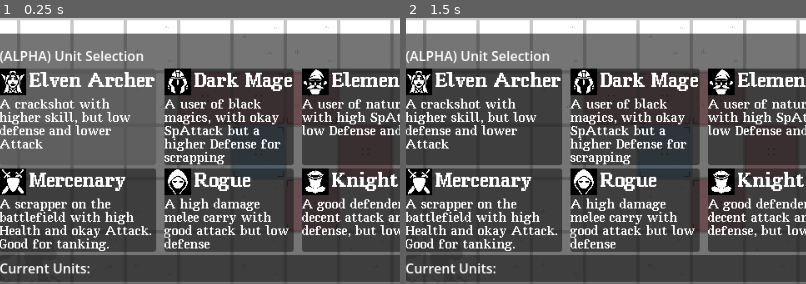
Above: before the commit, frames 1-2 (left to right).
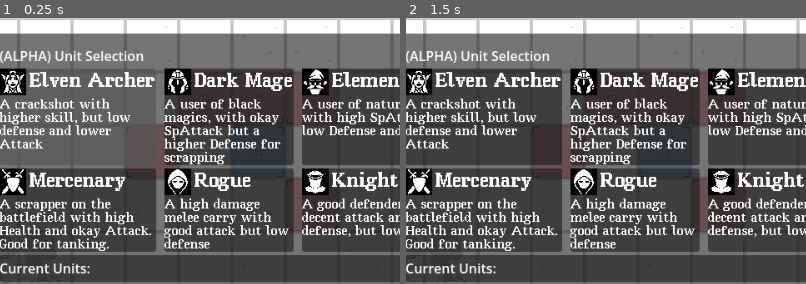
Above: after the commit, the same moments.

Repository: AWoodward96/RiseAgain
Game: Godot game, scene res://RESOURCES/Maps/dev_map.tscn
Two runs of this game, one before a commit and one after it. Both use one fixed random seed, a clock stepped at 60 frames per second and the inputs below. This scene is started directly instead of the project's main scene.
Inputs:
- Up to frame 1 (0.25 s): no input
- Up to frame 2 (1.5 s): click "Start" at 0.5 s; click "Start" at 1.25 s
The pictures show only the part of the screen within x 11-61%, y 20-70%; the shares and areas given below are measured in that part.

The runs differ from the first frame. In frame 1, 0.8% of the frame differs, in the area x 31-98%, y 40-61%; in frame 2, 0.8%.

Commit message:
Pushing this content because I'm about to break everything again

Diff:
--- a/RESOURCES/Maps/dev_map.tscn
+++ b/RESOURCES/Maps/dev_map.tscn
@@ -152,7 +152,7 @@
 AggroBehavior = SubResource("Resource_mju62")
 
 [node name="Spawn_Demikestrel" type="Sprite2D" parent="Spawners"]
-position = Vector2(512, 256)
+position = Vector2(256, 256)
 texture = ExtResource("6_gfyht")
 centered = false
 hframes = 4
@@ -160,7 +160,7 @@
 frame = 2
 script = ExtResource("7_vt2ms")
 UnitToSpawn = ExtResource("17_lc43g")
-Position = Vector2i(8, 4)
+Position = Vector2i(4, 4)
 Allegiance = 1
 
 [node name="Spawn_Zombie3" type="Sprite2D" parent="Spawners"]
--- a/RESOURCES/Units/Ally/Archer/UT_Archer.tres
+++ b/RESOURCES/Units/Ally/Archer/UT_Archer.tres
@@ -151,6 +151,7 @@
 Tier0Abilities = Array[PackedScene]([])
 Tier1Abilities = Array[PackedScene]([ExtResource("23_0sxef"), ExtResource("24_itl1i")])
 Descriptors = Array[ExtResource("13_oca27")]([])
+GridSize = 1
 DebugName = "Archer"
 loc_DisplayName = "unit_archer_name"
 loc_Description = "unit_archer_desc"
--- a/RESOURCES/Units/Enemy/Demikestrel/UT_Demikestrel.tres
+++ b/RESOURCES/Units/Enemy/Demikestrel/UT_Demikestrel.tres
@@ -108,6 +108,7 @@
 Tier0Abilities = Array[PackedScene]([])
 Tier1Abilities = Array[PackedScene]([])
 Descriptors = Array[ExtResource("12_q7fsu")]([ExtResource("13_g3qgd")])
+GridSize = 2
 DebugName = "Demikestrel"
 loc_DisplayName = "unit_demikestrel_name"
 loc_Description = "unit_demikestrel_desc"
--- a/SCRIPTS/Maps/Grid.gd
+++ b/SCRIPTS/Maps/Grid.gd
@@ -251,14 +251,15 @@
 	# we don't duplicate this units position in the Grid
 	var position = _unit.GridPosition
 	var unitSize = _unit.Template.GridSize
+
+	# Some units have sizes that are greater than 1.
+	# Make sure that units know where these units actually are
 	for i in range(0, unitSize):
 		for j in range(0, unitSize):
+			position =  _unit.GridPosition + Vector2i(i,j)
 			var gridIndex = GetGridArrIndex(position)
 			if GridArr[gridIndex].Occupant == _unit:
 				GridArr[gridIndex].Occupant = null
-			position += Vector2i(0,1)
-
-		position += Vector2i(0,1)
 
 	# update the physical location of the unit
 	if _updateWorldPosition:
@@ -266,9 +267,19 @@
 
 	_unit.GridPosition = _newPosition
 
-	var newIndex = GetGridArrIndex(_newPosition)
-	GridArr[newIndex].Occupant = _unit
-	_unit.CurrentTile = GridArr[newIndex]
+
+	if unitSize != 1:
+		print("ignoreme")
+
+	position = _newPosition
+	for i in range(0, unitSize):
+		for j in range(0, unitSize):
+			position = _newPosition + Vector2i(i,j)
+			var newIndex = GetGridArrIndex(position)
+			if GridArr[newIndex].Occupant == null:
+				GridArr[newIndex].Occupant = _unit
+
+	_unit.CurrentTile = GridArr[GetGridArrIndex(_newPosition)]
 
 
 func GetGridArrIndex(_pos : Vector2i):
--- a/SCRIPTS/Maps/Map.gd
+++ b/SCRIPTS/Maps/Map.gd
@@ -237,18 +237,19 @@
 	if grid.ShowingThreat && playercontroller.ControllerState.CanShowThreat():
 		grid.RefreshThreat(GetUnitsOnTeam(GameSettingsTemplate.TeamID.ENEMY))
 
-#func _input(event):
-	# this eats button inputs funnily enough, so the CSR menu wont work if this is commented in
-	#if event is InputEventMouseButton and event.pressed and event.button_index == MOUSE_BUTTON_LEFT:
-		#var mousePos = get_global_mouse_position()
-		#var tile_pos = tilemap_main.local_to_map(mousePos)
-		#OnTileClicked(tile_pos)
-#
-#func OnTileClicked(a_tilePosition : Vector2i) :
-	#if grid.Pathfinding.is_in_bounds(a_tilePosition.x, a_tilePosition.y) :
-		#print_debug("Tile Position(", a_tilePosition.x, ",", a_tilePosition.y, ") - Is Solid ", grid.Pathfinding.is_point_solid(a_tilePosition))
-		#var tile = grid.GetTile(a_tilePosition)
-		#if tile != null:
-			#grid.ModifyTileHealth(-100, tile)
-	#else :
-		#print_debug("Click was not in pathfinding bounds")
+func _input(event):
+	#this eats button inputs funnily enough, so the CSR menu wont work if this is commented in
+	if event is InputEventMouseButton and event.pressed and event.button_index == MOUSE_BUTTON_LEFT:
+		var mousePos = get_global_mouse_position()
+		var tile_pos = tilemap_main.local_to_map(mousePos)
+		OnTileClicked(tile_pos)
+
+func OnTileClicked(a_tilePosition : Vector2i) :
+	if grid.Pathfinding.is_in_bounds(a_tilePosition.x, a_tilePosition.y) :
+		#print_debug("Tile Clicked(", a_tilePosition.x, ",", a_tilePosition.y, ") - Is Solid ", grid.Pathfinding.is_point_solid(a_tilePosition))
+		var tile = grid.GetTile(a_tilePosition)
+		if tile != null && tile.Occupant != null:
+			print_debug("Tile Occupant: " + str(tile.Occupant.Template.DebugName))
+
+	else :
+		print_debug("Click was not in pathfinding bounds")
Not shown, changed: kanban_tasks_data.kanban
